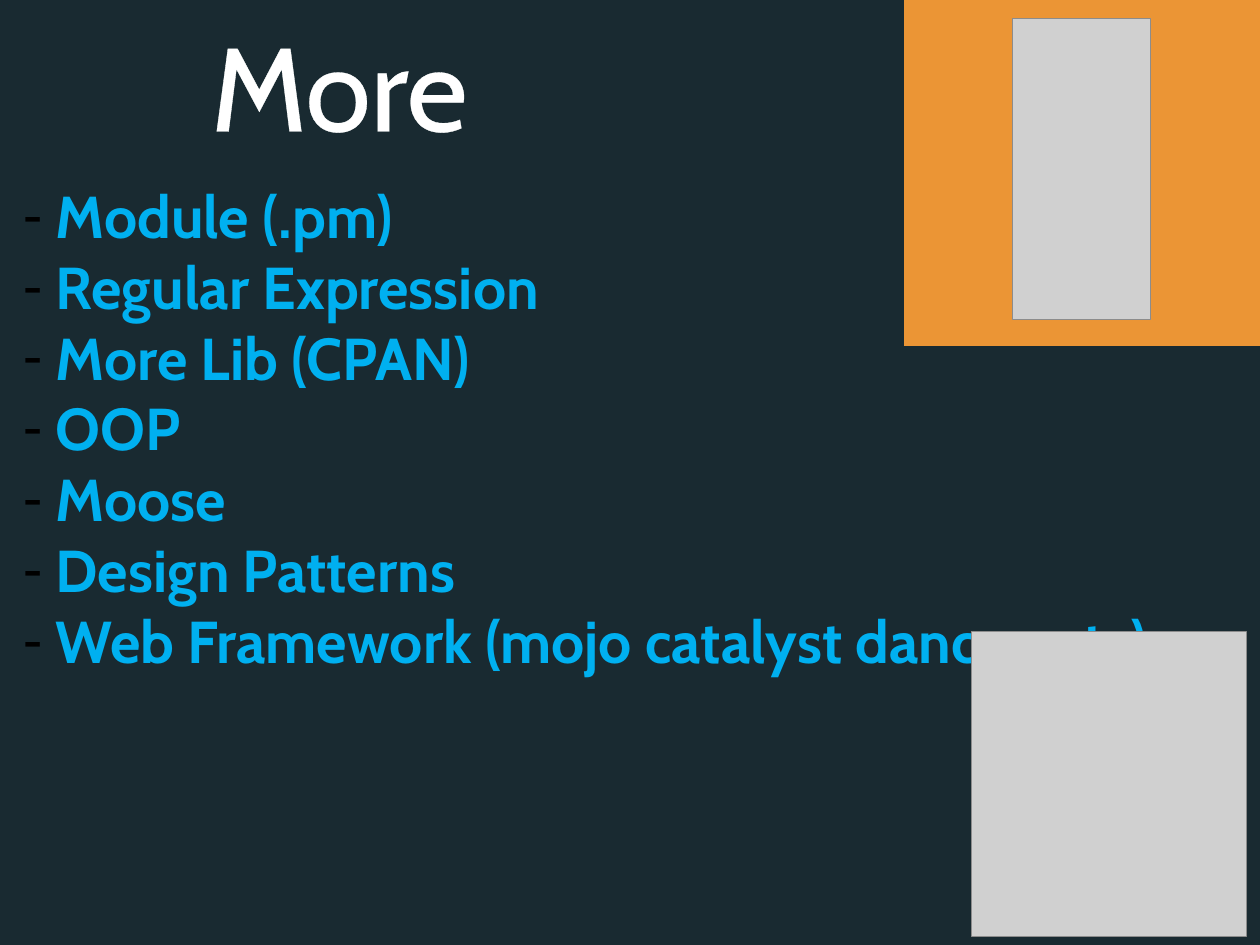
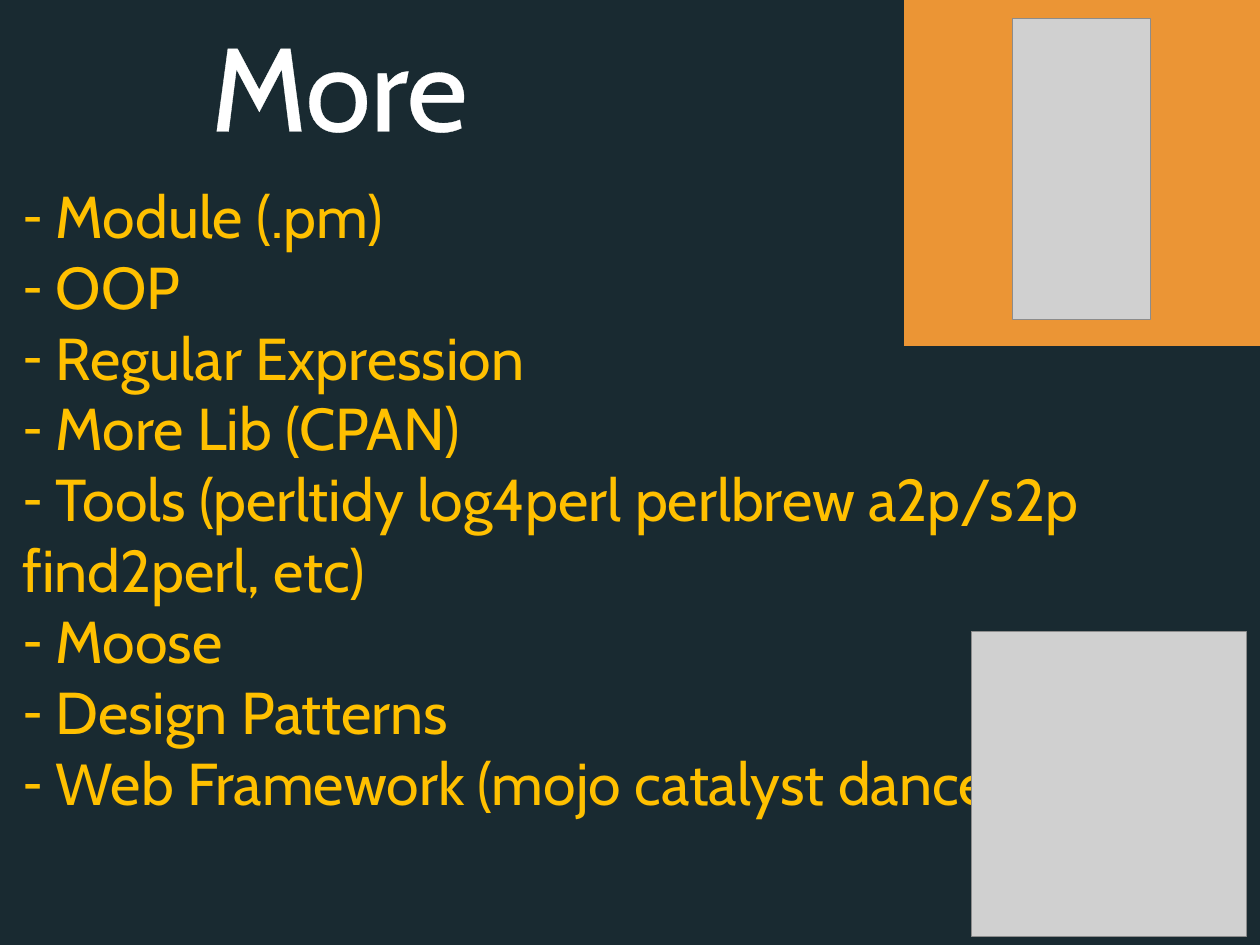
Before and after one commit to bigdatapi/learn_perl_in_2hours, a slide deck: slide 32 of doc/Learn_Perl_in_2hours_by_bigdatapi.pptx. Drawn at 1260x945 pixels with LibreOffice and Linux fonts; fonts in the diff are those of the drawing; grey boxes stand for pictures. Boxes give left, top, right and bottom in pixels: in the first picture for what was removed or moved away, otherwise in the second. Text is boxed around its words. In the diff, an @@ line names an element or a change of style, - is before the commit and + after.

Commit message:
Adjust ppt file font style

```diff
--- a/doc/Learn_Perl_in_2hours_by_bigdatapi.pptx
+++ b/doc/Learn_Perl_in_2hours_by_bigdatapi.pptx
@@ text at [56, 193, 1019, 818]: text colour none to #FFC000, letter outline #00B0F0 2.48 pt to none, bold off in "Module (.pm)", "Regular Expression", "More Lib (CPAN)", "Moose" and 2 more places @@
@@ text at [56, 267, 180, 310]: paragraph added @@
+– OOP
@@ text at [23, 476, 1078, 606]: text changed; text colour none to #FFC000; bold off @@
-– OOP
+– Tools (perltidy log4perl perlbrew a2p/s2p find2perl, etc)
```
Also in this commit, not shown: 6 other slides changed.
